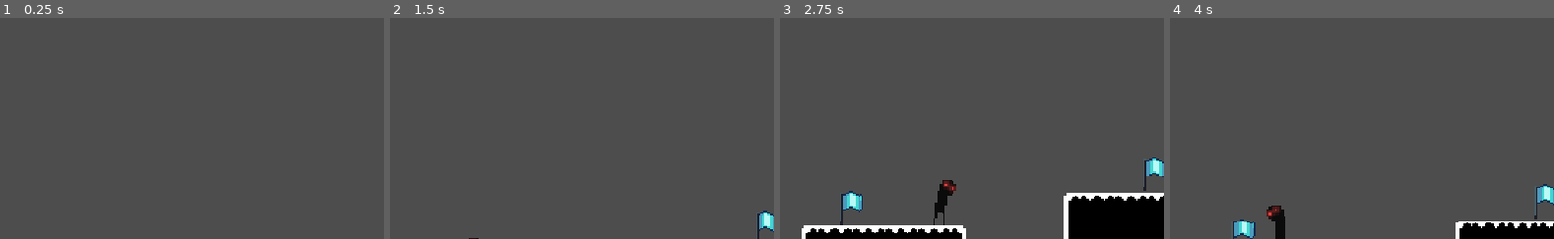
Above: before the commit, frames 1-4 (left to right).
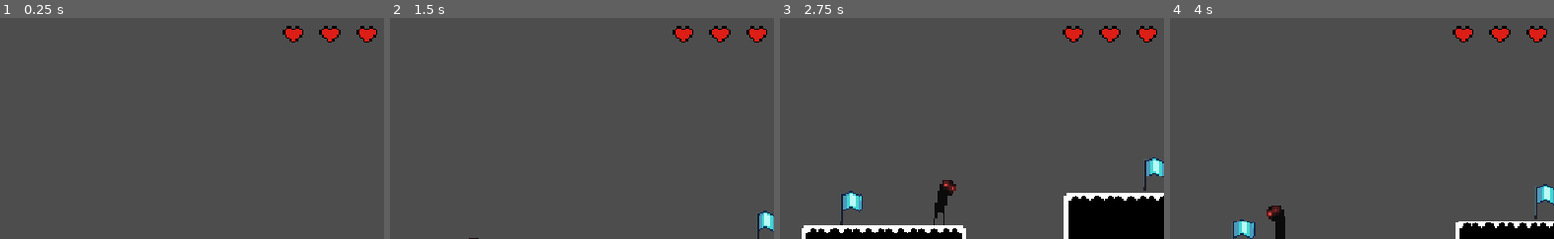
Above: after the commit, the same moments.

Repository: vickraz/Spel-ht26
Game: Godot game, scene res://Scenes/Levels/level.tscn
The game is run twice, just before and just after one commit, with the same random seed, the same clock (stepped at 60 frames per second) and the same inputs.
Inputs:
- Up to frame 1 (0.25 s): no input
- Up to frame 2 (1.5 s): hold D (Move right) from 0.53 s (still down); tap Space (Jump) at 0.77 s
- Up to frame 3 (2.75 s): tap Space (Jump) at 1.52 s; release D (Move right) at 2.03 s; hold A (Move left) from 2.03 s (still down)
- Up to frame 4 (4 s): release A (Move left) at 2.78 s; hold D (Move right) from 2.78 s (still down); tap Space (Jump) at 3.02, 3.77 s
The pictures show only the part of the screen within x 50-100%, y 0-50%; the shares and areas given below are measured in that part.

The runs differ from the first frame. In frame 1, 0.8% of the frame differs, in the area x 73-99%, y 3-12%; in frame 2, 0.8%; in frame 3, 0.8%; in frame 4, 0.8%.

Commit message:
Dead state complete

Diff:
--- a/platformer-ht26/Scenes/Levels/level.tscn
+++ b/platformer-ht26/Scenes/Levels/level.tscn
@@ -1,10 +1,11 @@
-[gd_scene load_steps=8 format=4 uid="uid://d3oaim3h1e5y0"]
+[gd_scene load_steps=9 format=4 uid="uid://d3oaim3h1e5y0"]
 
 [ext_resource type="Texture2D" uid="uid://clpajx4utjfhk" path="res://Assets/tileset.png" id="1_f1n8c"]
 [ext_resource type="Script" uid="uid://cbsu6plcos5x7" path="res://Scripts/level.gd" id="1_yjxcc"]
 [ext_resource type="PackedScene" uid="uid://displ00x7vfjk" path="res://Scenes/player.tscn" id="2_7x7pb"]
 [ext_resource type="PackedScene" uid="uid://5xntjfnaid74" path="res://Scenes/checkpoint.tscn" id="4_lkqqh"]
 [ext_resource type="PackedScene" uid="uid://cr42mmvoac8wb" path="res://Scenes/enemy.tscn" id="5_tq1so"]
+[ext_resource type="Texture2D" uid="uid://dkit1iosmegx8" path="res://Assets/heart.png" id="6_rv5g2"]
 
 [sub_resource type="TileSetAtlasSource" id="TileSetAtlasSource_7x7pb"]
 texture = ExtResource("1_f1n8c")
@@ -406,3 +407,31 @@
 
 [node name="Enemy" parent="." instance=ExtResource("5_tq1so")]
 position = Vector2(713, 336)
+
+[node name="HUD" type="CanvasLayer" parent="."]
+
+[node name="HBoxContainer" type="HBoxContainer" parent="HUD"]
+anchors_preset = 1
+anchor_left = 1.0
+anchor_right = 1.0
+offset_left = -40.0
+offset_bottom = 40.0
+grow_horizontal = 0
+
+[node name="HeartSymbol1" type="TextureRect" parent="HUD/HBoxContainer"]
+self_modulate = Color(0.864126, 0.117215, 0.0873382, 1)
+custom_minimum_size = Vector2(50, 50)
+layout_mode = 2
+texture = ExtResource("6_rv5g2")
+
+[node name="HeartSymbol2" type="TextureRect" parent="HUD/HBoxContainer"]
+self_modulate = Color(0.864126, 0.117215, 0.0873382, 1)
+custom_minimum_size = Vector2(50, 50)
+layout_mode = 2
+texture = ExtResource("6_rv5g2")
+
+[node name="HeartSymbol3" type="TextureRect" parent="HUD/HBoxContainer"]
+self_modulate = Color(0.864126, 0.117215, 0.0873382, 1)
+custom_minimum_size = Vector2(50, 50)
+layout_mode = 2
+texture = ExtResource("6_rv5g2")
--- a/platformer-ht26/Scripts/enemy.gd
+++ b/platformer-ht26/Scripts/enemy.gd
@@ -36,4 +36,7 @@
 
 
 func _on_player_detect_area_body_entered(body: Node2D) -> void:
-	pass # Replace with function body.
+	if body is Player:
+		#Skapar en riktningsvektior (längden 1) som pekar från enemy till spelare
+		var direction_to_player = global_position.direction_to(body.global_position)
+		body.enter_dead_state(direction_to_player)
--- a/platformer-ht26/Scripts/player.gd
+++ b/platformer-ht26/Scripts/player.gd
@@ -7,6 +7,7 @@
 const ACC = 3000
 const JUMP_SPEED = 700
 const GRAVITY = 1500
+const KNOCKBACK_SPEED = 700
 
 enum{IDLE, WALK, AIR, EDGE, DEAD}
 
@@ -18,6 +19,7 @@
 var state = IDLE
 var can_jump: bool = true
 var want_to_jump: bool = false
+var is_dead: bool = false
 
 ############# GAME LOOP ###########################
 func _physics_process(delta: float) -> void:
@@ -110,7 +112,7 @@
 	pass
 
 func _dead_state(delta: float) -> void:
-	pass
+	_movement(0, delta)
 
 
 ############ ENTER STATE FUNCTIONS ################
@@ -136,8 +138,19 @@
 func _enter_edge_state() -> void:
 	state = EDGE
 
-func enter_dead_state() -> void:
-	state = DEAD
+func enter_dead_state(dir: Vector2) -> void:
+	if not is_dead:
+		state = DEAD
+		is_dead = true
+		velocity = dir * KNOCKBACK_SPEED
+		anim.play("air")
+		$CollisionShape2D.set_deferred("disabled", true)
+		$RemoteTransform2D.remote_path = "" #Kameran kopplas bort från spelaren
+
+		#Lite extra krydda till dödsanimation
+		var tween = get_tree().create_tween()
+		tween.tween_property(self, "rotation", rotation + PI, 0.5)
+
 
 ############ SIGNALS ##############################
 
